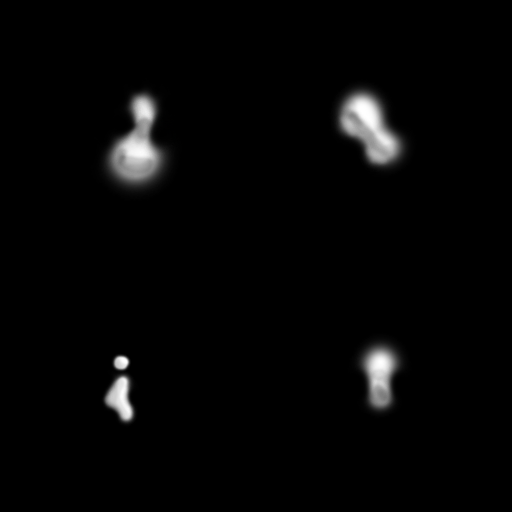
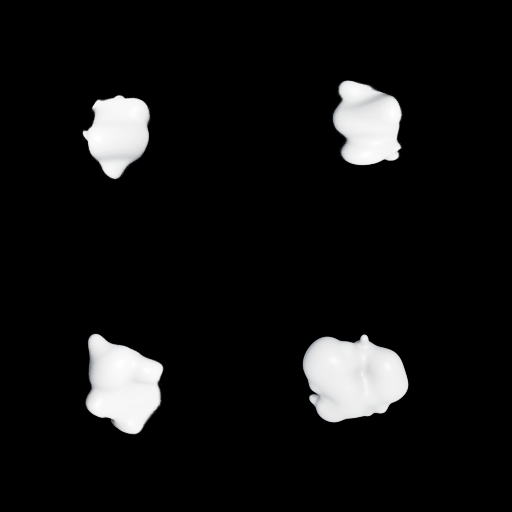
Layer changes from the first 512px x 512px image to the second:
added layer "Layer 4" above "Слой 1" over [82, 80, 409, 435]
hid "Слой 1" over [82, 80, 414, 435]
